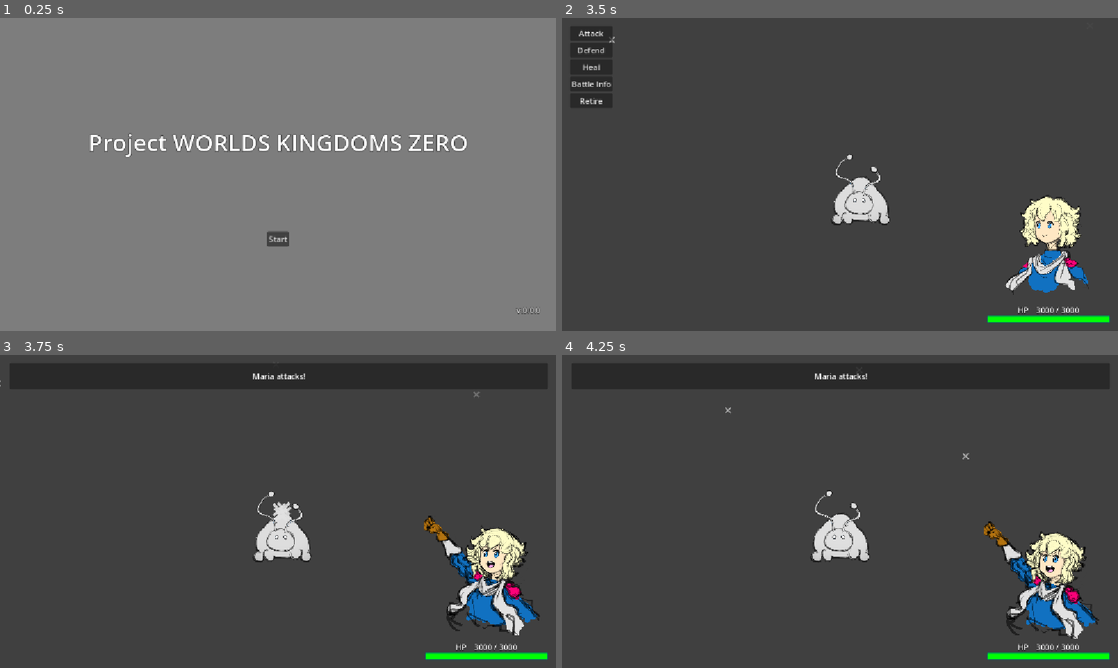
Above: before the commit, frames 1-4 (two rows, left to right).
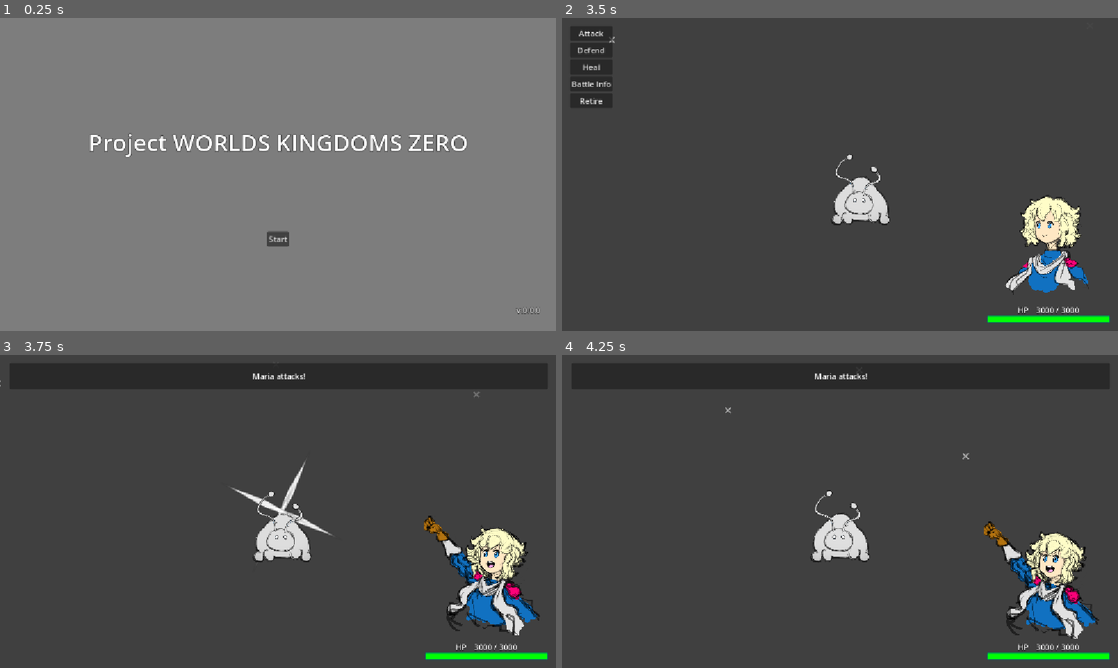
Above: after the commit, the same moments.

Repository: Adnyropast/pwkz-godot-4.7
Game: Godot game, scene res://scenes/title_screen.tscn
Same seed, same stepped clock (60 frames per second), same inputs: the game is played once before the commit and once after it. The engine's default icon, where the game draws it, is replaced by a stand-in: a white triangle on a blue panel in a dark square.
Inputs:
- Up to frame 1 (0.25 s): no input
- Up to frame 2 (3.5 s): click "Start" at 0.5 s; click "Maria Game" at 1.25 s; tap Enter (ui_accept) at 2, 2.27, 2.75, 3.02 s
- Up to frame 3 (3.75 s): click "Attack" at 3.5 s
- Up to frame 4 (4.25 s): no input

Frames 1-2 are identical in both runs. In frame 3, 0.5% of the frame differs, in the area x 41-60%, y 33-58%; in frame 4, nothing differs.

Commit message:
fix: fix player attack strike effects

Diff:
--- a/scenes/battle_effects_3d/player_attack_strike.gd
+++ b/scenes/battle_effects_3d/player_attack_strike.gd
@@ -8,8 +8,9 @@
 	tween.tween_callback(queue_free).set_delay(2.0)
 
 func setup_particles() -> void:
+	var angle_offset: float = randf_range(0, PI/2)
 	for i in range(0, 4):
-		var angle: float = PI/3 + i / 4.0 * TAU
+		var angle: float = angle_offset + i / 4.0 * TAU
 		var node: Node3D = preload("res://scenes/battle_effects_3d/player_attack_strike_single_particle.tscn").instantiate()
 		node.position.x = cos(angle) * 6
 		node.position.y = sin(angle) * 6
--- a/scenes/battle_effects_3d/player_attack_strike_single_particle.gd
+++ b/scenes/battle_effects_3d/player_attack_strike_single_particle.gd
@@ -1,12 +1,10 @@
 extends Node3D
 
 @onready var speed_node: Node3D = $Speed
-@onready var sprite: Sprite3D = $Speed/Opacity/Sprite3D
+@onready var rotate_node: Node3D = $Speed/Rotate
 var speed: Vector3
 
-func _ready() -> void:
-	sprite.texture = WorldConstants.get_world_shape(WorldState.current_world)
-
 func _process(delta: float) -> void:
-	speed = speed * pow(1 / 1.05, 60 * delta)
+	speed = speed * pow(1 / 1.01, 60 * delta)
 	speed_node.position += speed
+	rotate_node.rotation.z = atan(speed.y / speed.x)
--- a/scenes/battle_effects_3d/player_attack_strike_single_particle.tscn
+++ b/scenes/battle_effects_3d/player_attack_strike_single_particle.tscn
@@ -1,13 +1,14 @@
 [gd_scene format=3 uid="uid://dmon5jwasr6tl"]
 
 [ext_resource type="Script" uid="uid://dnvep3hr51cbu" path="res://scenes/battle_effects_3d/player_attack_strike_single_particle.gd" id="1_4hk5l"]
+[ext_resource type="Texture2D" uid="uid://dia5y0p7r4b05" path="res://images/particles/diamond.png" id="2_rwtyc"]
 
 [sub_resource type="Animation" id="Animation_rwtyc"]
 length = 0.001
 tracks/0/type = "value"
 tracks/0/imported = false
 tracks/0/enabled = true
-tracks/0/path = NodePath("Speed/Opacity:modulate")
+tracks/0/path = NodePath("Speed/Rotate/Scale/Opacity:modulate")
 tracks/0/interp = 1
 tracks/0/loop_wrap = true
 tracks/0/keys = {
@@ -16,13 +17,25 @@
 "update": 0,
 "values": [Color(1, 1, 1, 1)]
 }
+tracks/1/type = "value"
+tracks/1/imported = false
+tracks/1/enabled = true
+tracks/1/path = NodePath("Speed/Rotate/Scale:scale")
+tracks/1/interp = 1
+tracks/1/loop_wrap = true
+tracks/1/keys = {
+"times": PackedFloat32Array(0),
+"transitions": PackedFloat32Array(1),
+"update": 0,
+"values": [Vector3(1, 1, 1)]
+}
 
 [sub_resource type="Animation" id="Animation_4hk5l"]
 resource_name = "player_attack_strike_single_particle_fade"
 tracks/0/type = "value"
 tracks/0/imported = false
 tracks/0/enabled = true
-tracks/0/path = NodePath("Speed/Opacity:modulate")
+tracks/0/path = NodePath("Speed/Rotate/Scale/Opacity:modulate")
 tracks/0/interp = 1
 tracks/0/loop_wrap = true
 tracks/0/keys = {
@@ -30,6 +43,18 @@
 "transitions": PackedFloat32Array(1, 1, 1),
 "update": 0,
 "values": [Color(1, 1, 1, 0), Color(1, 1, 1, 1), Color(1, 1, 1, 0)]
+}
+tracks/1/type = "value"
+tracks/1/imported = false
+tracks/1/enabled = true
+tracks/1/path = NodePath("Speed/Rotate/Scale:scale")
+tracks/1/interp = 1
+tracks/1/loop_wrap = true
+tracks/1/keys = {
+"times": PackedFloat32Array(0, 0.2, 0.5),
+"transitions": PackedFloat32Array(1, 1, 1),
+"update": 0,
+"values": [Vector3(0.05, 0.05, 0.05), Vector3(0.6, 0.05, 0.05), Vector3(0.05, 0.05, 0.05)]
 }
 
 [sub_resource type="AnimationLibrary" id="AnimationLibrary_rwtyc"]
@@ -43,10 +68,15 @@
 
 [node name="Speed" type="Node3D" parent="." unique_id=142714660]
 
-[node name="Opacity" type="Sprite3D" parent="Speed" unique_id=1749043398]
+[node name="Rotate" type="Node3D" parent="Speed" unique_id=1262239245]
 
-[node name="Sprite3D" type="Sprite3D" parent="Speed/Opacity" unique_id=1642506419]
+[node name="Scale" type="Node3D" parent="Speed/Rotate" unique_id=1485534248]
+
+[node name="Opacity" type="Sprite3D" parent="Speed/Rotate/Scale" unique_id=1749043398]
+
+[node name="Sprite3D" type="Sprite3D" parent="Speed/Rotate/Scale/Opacity" unique_id=1642506419]
 transform = Transform3D(2, 0, 0, 0, 2, 0, 0, 0, 2, 0, 0, 0)
+texture = ExtResource("2_rwtyc")
 
 [node name="FadeAnimationPlayer" type="AnimationPlayer" parent="." unique_id=1977220886]
 libraries/ = SubResource("AnimationLibrary_rwtyc")
Binary file added: images/particles/diamond.png
Not shown, added: images/particles/diamond.png.import
